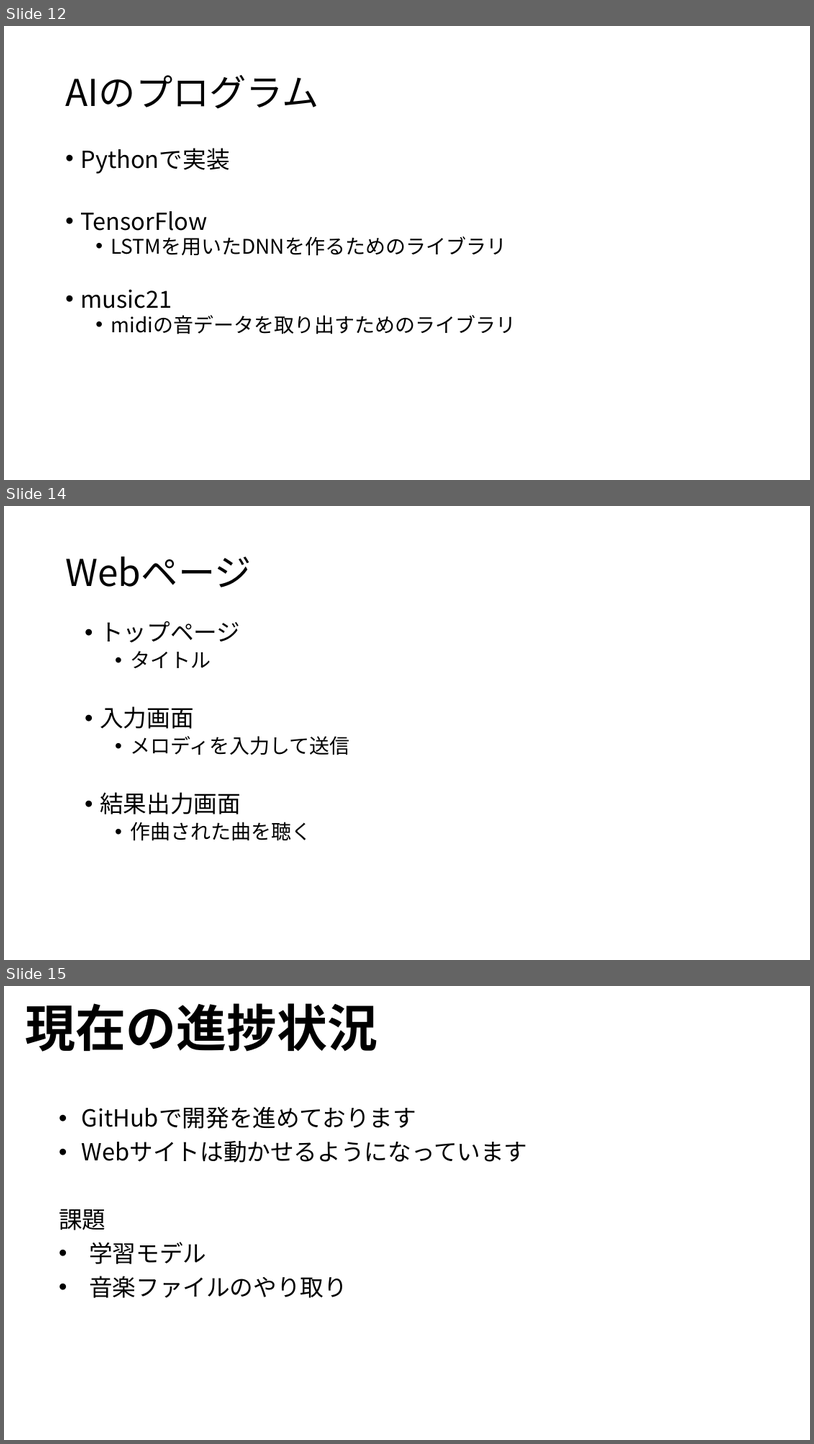
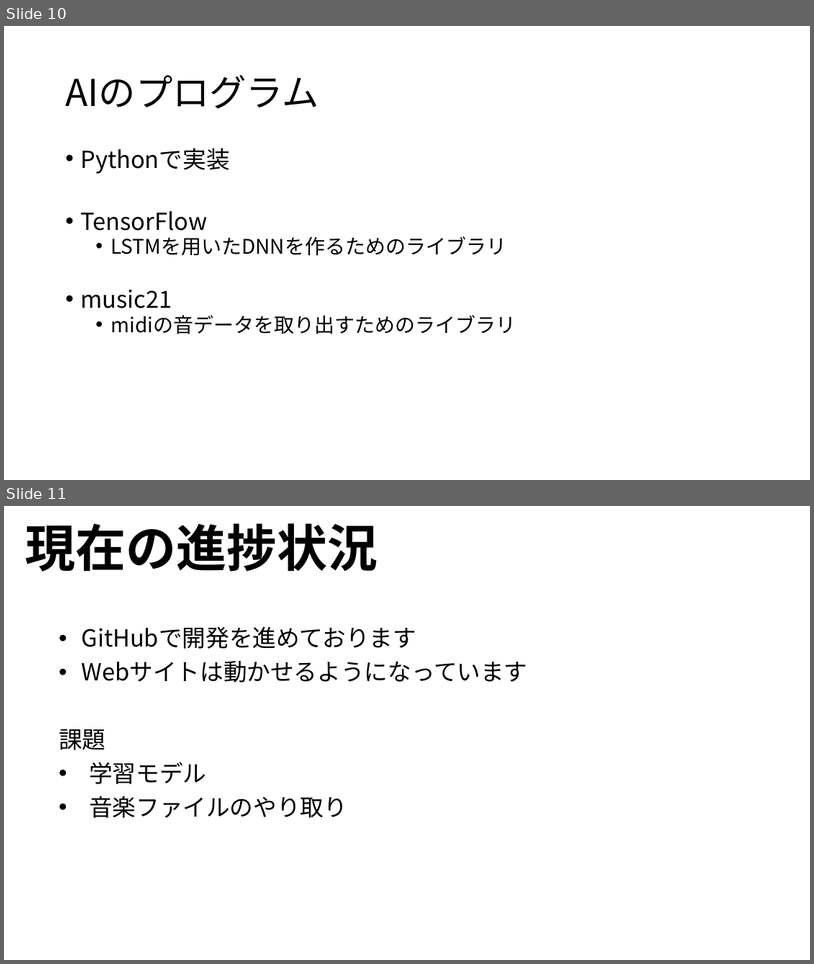
Before and after one commit to yoshitake266/bitComposer_prj, a slide deck: presentation/bit Composer.pptx. Shown one above the other, each under a label of ours: slides 12, 14 and 15 before the commit, slides 10 and 11 after it; the slides between them are not shown. The pictures are 814x1444 and 814x964 pixels, drawn with LibreOffice and Linux fonts; fonts in the diff are those of the drawing. Boxes give left, top, right and bottom in pixels: in the first picture for what was removed or moved away, otherwise in the second. Text is boxed around its words. In the diff, an @@ line names an element or a change of style, - is before the commit and + after.

```diff
--- a/presentation/bit Composer.pptx
+++ b/presentation/bit Composer.pptx
@@ slide 14 removed at [4, 506, 810, 960], background #FFFFFF @@
@@ title removed at [65, 556, 251, 587] @@
-Webページ
@@ text removed at [100, 621, 350, 841] @@
-• トップページ
-  • タイトル
-• 入力画面
-  • メロディを入力して送信
-• 結果出力画面
-  • 作曲された曲を聴く
@@ what was slide 12 is now slide 10 @@
@@ what was slide 15 is now slide 11 @@
```
Also in this commit, not shown: 5 slides changed, 3 other slides removed.
